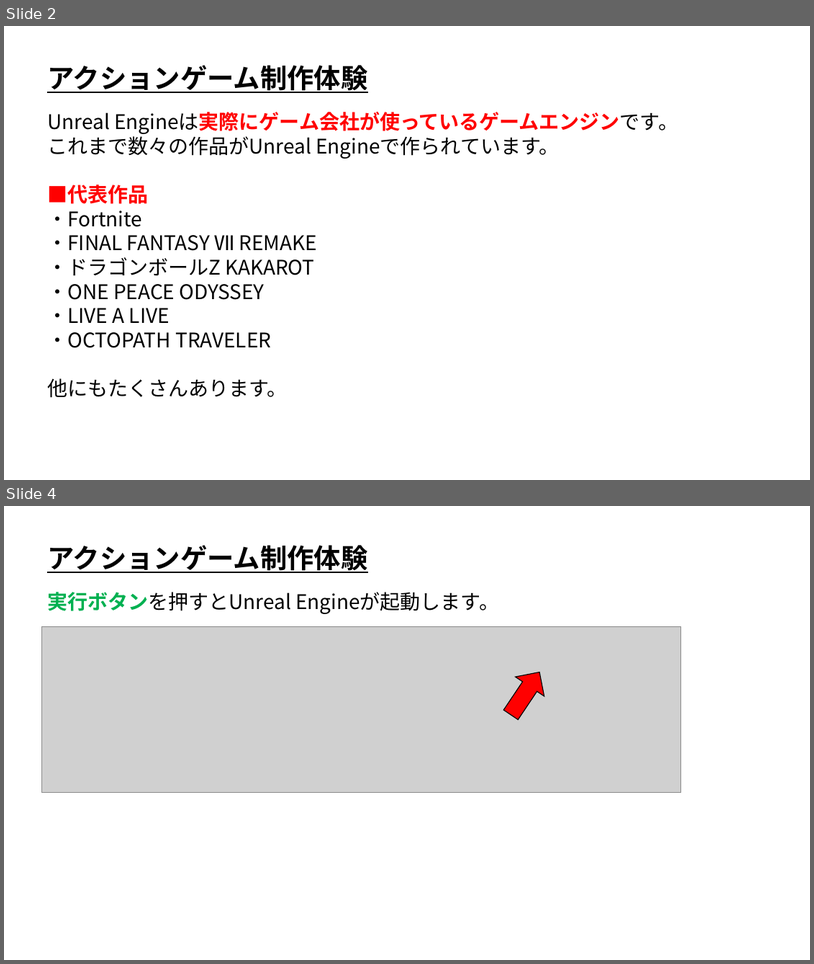
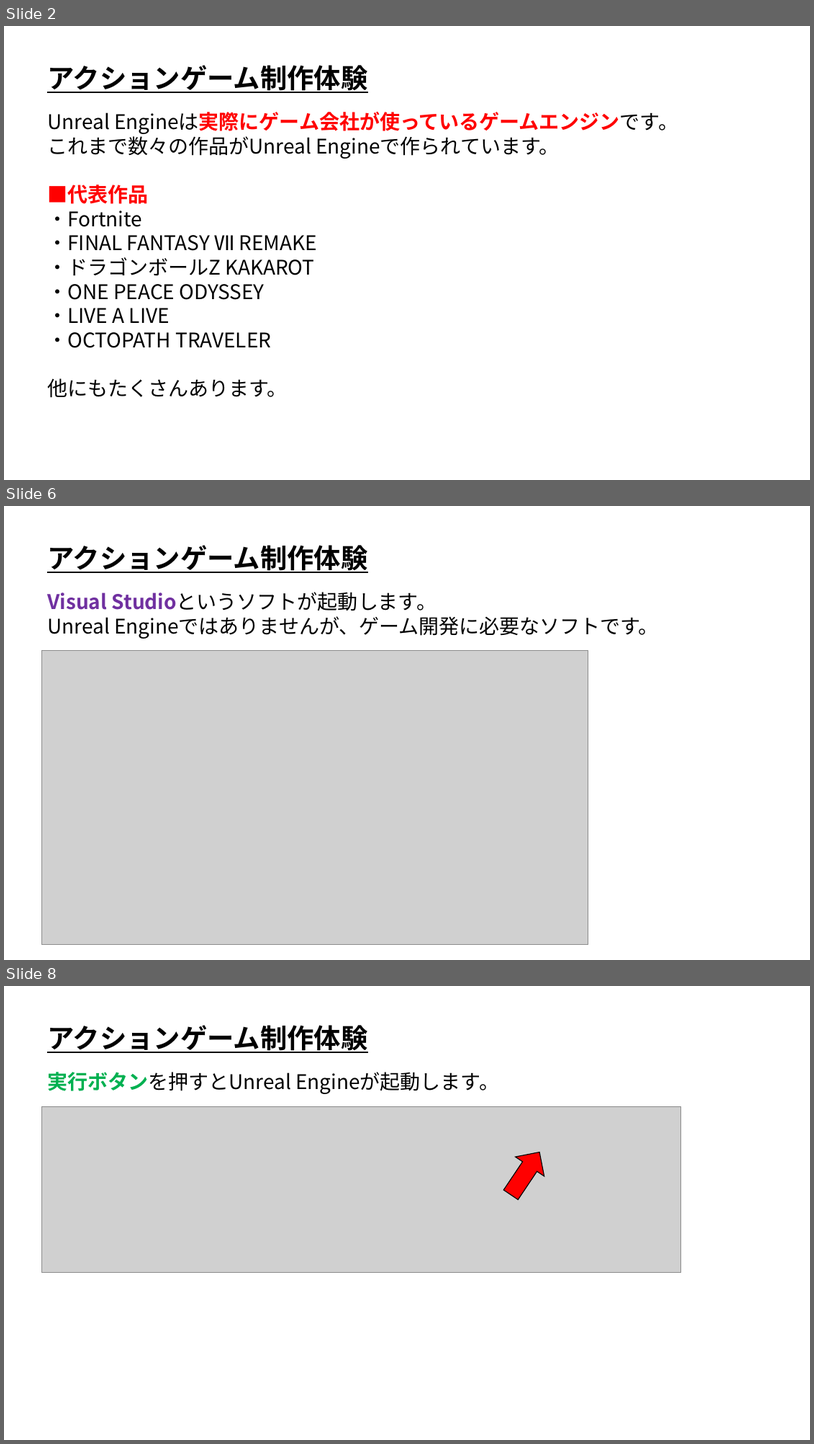
Before and after one commit to ArakiYusuke-Ohara/UnrealEngine, a slide deck: Projects/OpenCanpas01/TrialClass/UE_アクションゲーム制作体験.pptx. Shown one above the other, each under a label of ours: slides 2 and 4 before the commit, slides 2, 6 and 8 after it; the slides between them are not shown. The pictures are 814x964 and 814x1444 pixels, drawn with LibreOffice and Linux fonts; fonts in the diff are those of the drawing; grey boxes stand for pictures. Boxes give left, top, right and bottom in pixels: in the first picture for what was removed or moved away, otherwise in the second. Text is boxed around its words. In the diff, an @@ line names an element or a change of style, - is before the commit and + after.

```diff
--- a/Projects/OpenCanpas01/TrialClass/UE_アクションゲーム制作体験.pptx
+++ b/Projects/OpenCanpas01/TrialClass/UE_アクションゲーム制作体験.pptx
@@ slide 6 added at box(4, 506, 810, 960), background #FFFFFF @@
@@ text added at box(47, 545, 368, 573), 32 pt, text #000000, bold, underline @@
+アクションゲーム制作体験
@@ text added at box(47, 592, 659, 638), 24 pt, text #000000 @@
+Visual Studioというソフトが起動します。
+Unreal Engineではありませんが、ゲーム開発に必要なソフトです。
@@ picture added at box(41, 651, 589, 944) @@
@@ what was slide 4 is now slide 8 @@
```
Also in this commit, not shown: 9 slides changed, 4 other slides added.
